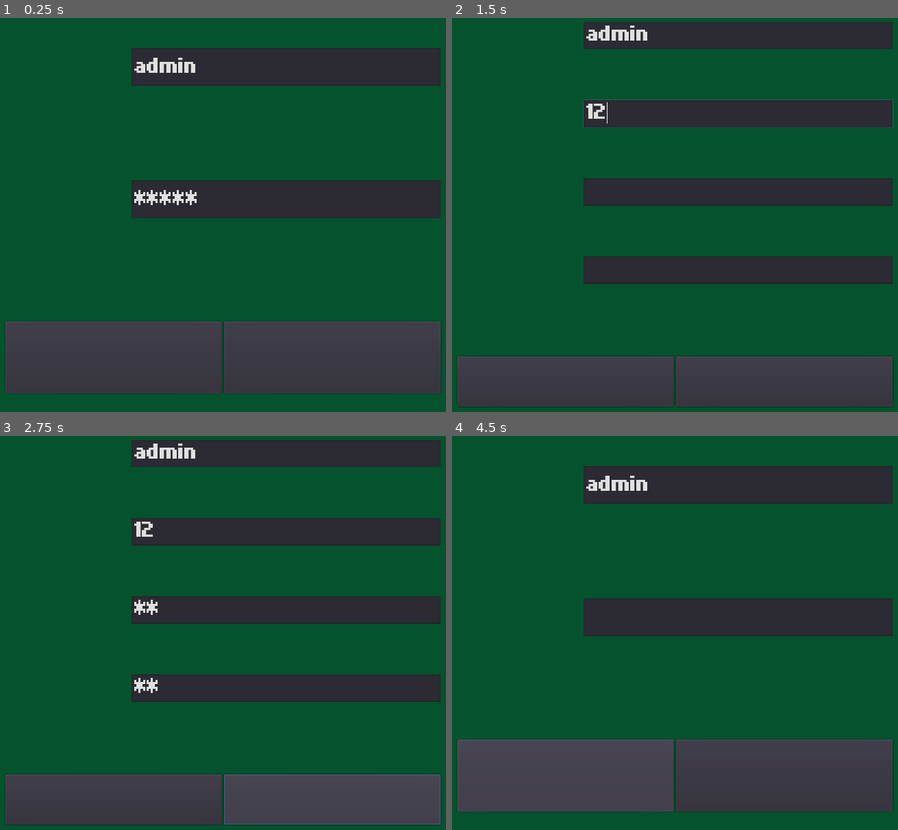
Above: before the commit, frames 1-4 (two rows, left to right).
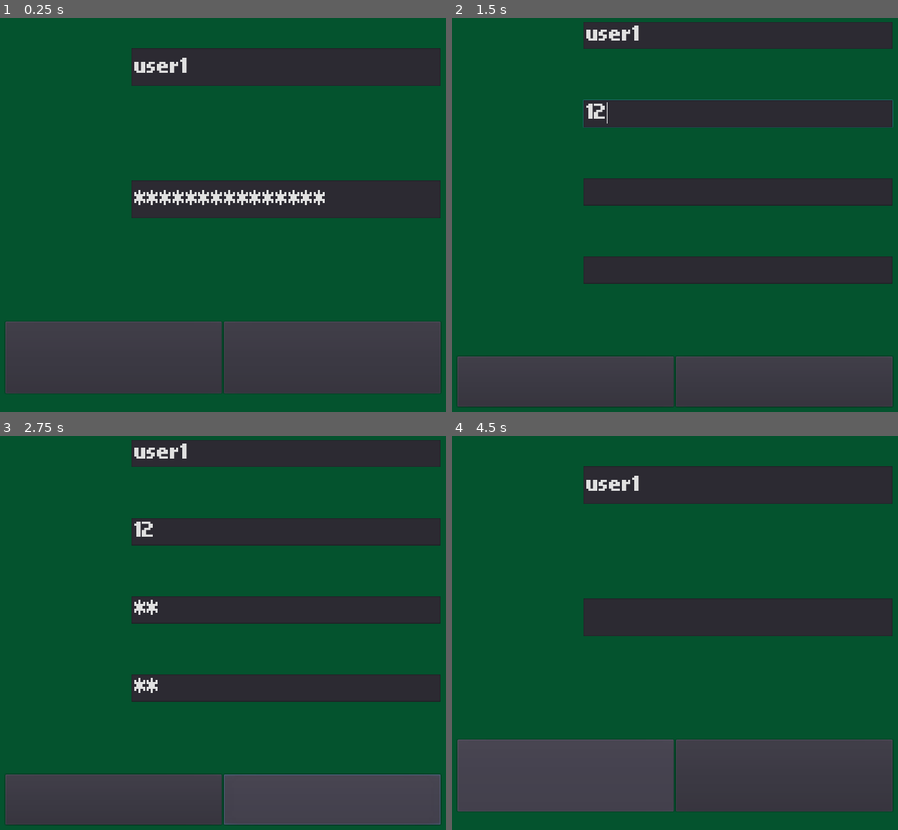
Above: after the commit, the same moments.

Repository: UPDCS192Group4/PusoyDosOnline
Game: Godot game, scene res://Home/Login.tscn
The game is run twice, just before and just after one commit, with the same random seed, the same clock (stepped at 60 frames per second) and the same inputs.
Inputs (mouse positions are in pixels of both pictures, inside the frame that each line leads up to):
- Up to frame 1 (0.25 s): no input
- Up to frame 2 (1.5 s): click "REGISTER" at 0.5 s; click (737, 112) at 1.27 s; type "12" at 1.35 s
- Up to frame 3 (2.75 s): click (285, 609) at 1.5 s; type "12" at 1.58 s; click (285, 688) at 1.73 s; type "12" at 1.82 s; click "REGISTER" at 2 s
- Up to frame 4 (4.5 s): click "REGISTER" at 2.75 s; click "REGISTER" at 3.5 s; click "BACK" at 4.25 s

The runs differ from the first frame. In frame 1, 0.8% of the frame differs, in the area x 30-73%, y 10-48%; in frame 2, 0.3%; in frame 3, 0.3%; in frame 4, 0.3%.

Commit message:
Revert "i quit"
This reverts commit ce62aaf944a7c87c9a008d6c72162bc51904838f.

Diff:
--- a/project/Home/Login.gd
+++ b/project/Home/Login.gd
@@ -107,24 +107,24 @@
 	var url = URLs.login
 	var headers = ['Content-Type: application/json']
 	var body = {"username": username, "password": password}
-	#print("Attempting Login with url ", url, " with credentials: ", body)
+	print("Attempting Login with url ", url, " with credentials: ", body)
 	var err = $LoginRequest.request(url, headers, false, HTTPClient.METHOD_POST, to_json(body))
-	#print("Err code", err)
+	print("Err code", err)
 
 func _register(username, email, password, confirm):
 	var url = URLs.register
 	var headers = ['Content-Type: application/json']
 	var body = {"username": username, "email": email, "password": password, "password_check": confirm}
-	#print("Attempting Register	 with url ", url, " with credentials: ", body)
+	print("Attempting Register	 with url ", url, " with credentials: ", body)
 	var err = $RegisterRequest.request(url, headers, false, HTTPClient.METHOD_POST, to_json(body))
-	#print("Err code", err)
+	print("Err code", err)
 
 func _on_LoginRequest_request_completed(result, response_code, headers, body):
-	#print("RESPONSE:")
-	#print("r", result, " c", response_code, " h", headers)
+	print("RESPONSE:")
+	print("r", result, " c", response_code, " h", headers)
 	var json = JSON.parse(body.get_string_from_utf8())
-	#print("b", json.result)
-	#print()
+	print("b", json.result)
+	print()
 	#might have to move this inside if response_code == 200
 	if(response_code == 200):
 		URLs.access = json.result["access"]
--- a/project/Home/Login.tscn
+++ b/project/Home/Login.tscn
@@ -119,7 +119,7 @@
 size_flags_horizontal = 3
 size_flags_vertical = 3
 custom_fonts/font = ExtResource( 2 )
-text = "admin"
+text = "user1"
 
 [node name="UserError" type="VBoxContainer" parent="A/B/Login/UserBox"]
 margin_top = 75.0
@@ -177,7 +177,7 @@
 size_flags_horizontal = 3
 size_flags_vertical = 3
 custom_fonts/font = ExtResource( 2 )
-text = "admin"
+text = "samplepass1word"
 secret = true
 
 [node name="PassError" type="VBoxContainer" parent="A/B/Login/PassBox"]
--- a/project/Leaderboards/Leaderboards.tscn
+++ b/project/Leaderboards/Leaderboards.tscn
@@ -13,9 +13,6 @@
 anchor_right = 1.0
 anchor_bottom = 1.0
 script = ExtResource( 2 )
-__meta__ = {
-"_edit_use_anchors_": false
-}
 
 [node name="ColorRect" type="ColorRect" parent="."]
 anchor_right = 1.0
--- a/project/Lobby/Lobby.gd
+++ b/project/Lobby/Lobby.gd
@@ -4,24 +4,17 @@
 
 func _ready():
 	ws = Websocket.getSocket()
-	ws.connect("connection_closed", self, "_connection_closed")
-	ws.connect("connection_error", self, "_connection_error")
+	ws.connect("connection_closed", self, "_connection_failed")
+	ws.connect("connection_error", self, "_connection_failed")
 	ws.connect("connection_established", self, "_connection_success")
 	ws.connect("data_received", self, "_on_data_received")
-	dir(ws)
+	pass
 
 func _process(_delta):
 	ws.poll()
-	if ws.get_connection_status():
-		print("HOST: ", ws.get_connected_host())
 
-func _connection_closed(_was_clean = false):
-	##dir(ws)
-	print("Connection closed")
-
-func _connection_error(_was_clean = false):
-	#dir(ws)
-	print("Connection error")
+func _connection_failed(_was_clean = false):
+	print("Connection failed")
 
 func _connection_success(_proto = ""):
 	print("Connection Established")
@@ -38,6 +31,7 @@
 	var headers = ['Content-Type: application/json', 'Authorization: Bearer ' + URLs.access]
 	var response = $HTTPRequest.request(url, headers, false, HTTPClient.METHOD_POST)
 	print("LOBBY RESPONSE", response)
+	pass # Replace with function body.
 
 
 func _on_HTTPRequest_request_completed(result, response_code, headers, body):
@@ -45,36 +39,15 @@
 	print(json.result)
 	var ws_url = URLs.ws_url + json.result["id"] + "/"
 	var ws_headers = ["Bearer "+URLs.access]
-	var err = ws.connect_to_url(ws_url)
-	dir(ws)
+	print(ws_url, ws_headers)
+	var err = ws.connect_to_url(ws_url, ws_headers)
 	ws.poll()
-	print("ERR: ", err)
+	if err != OK:
+		print("ERROR: ", err)
+		_connection_failed()
 
 func _on_data_received():
 	print("receiving data...")
 	var data = ws.get_peer(1).get_packet().get_string_from_utf8()
 	var msg = data.split(" ")
 	print(msg)
-
-func dir(class_instance):
-	var output = {}
-	var methods = []
-	for method in class_instance.get_method_list():
-		methods.append(method.name)
-
-	output["METHODS"] = methods
-
-	var properties = []
-	for prop in class_instance.get_property_list():
-		properties.append([prop.name, class_instance.get(prop.name)])
-	output["PROPERTIES"] = properties
-
-	#print("METHODS:")
-	#for i in output["METHODS"]:
-		#print(i)
-	print("META: ", class_instance.get_meta("headers"))
-	#print("PROPERTIES:")
-	#for i in output["PROPERTIES"]:
-		#print(i)
-	print(get_stack())
-	return output
Not shown, changed: server/PusoyDosOnline/PusoyDosOnline/middleware.py
Not shown, changed: server/PusoyDosOnline/PusoyDosServer/consumers.py
Not shown, changed: server/PusoyDosOnline/templates/index.html
